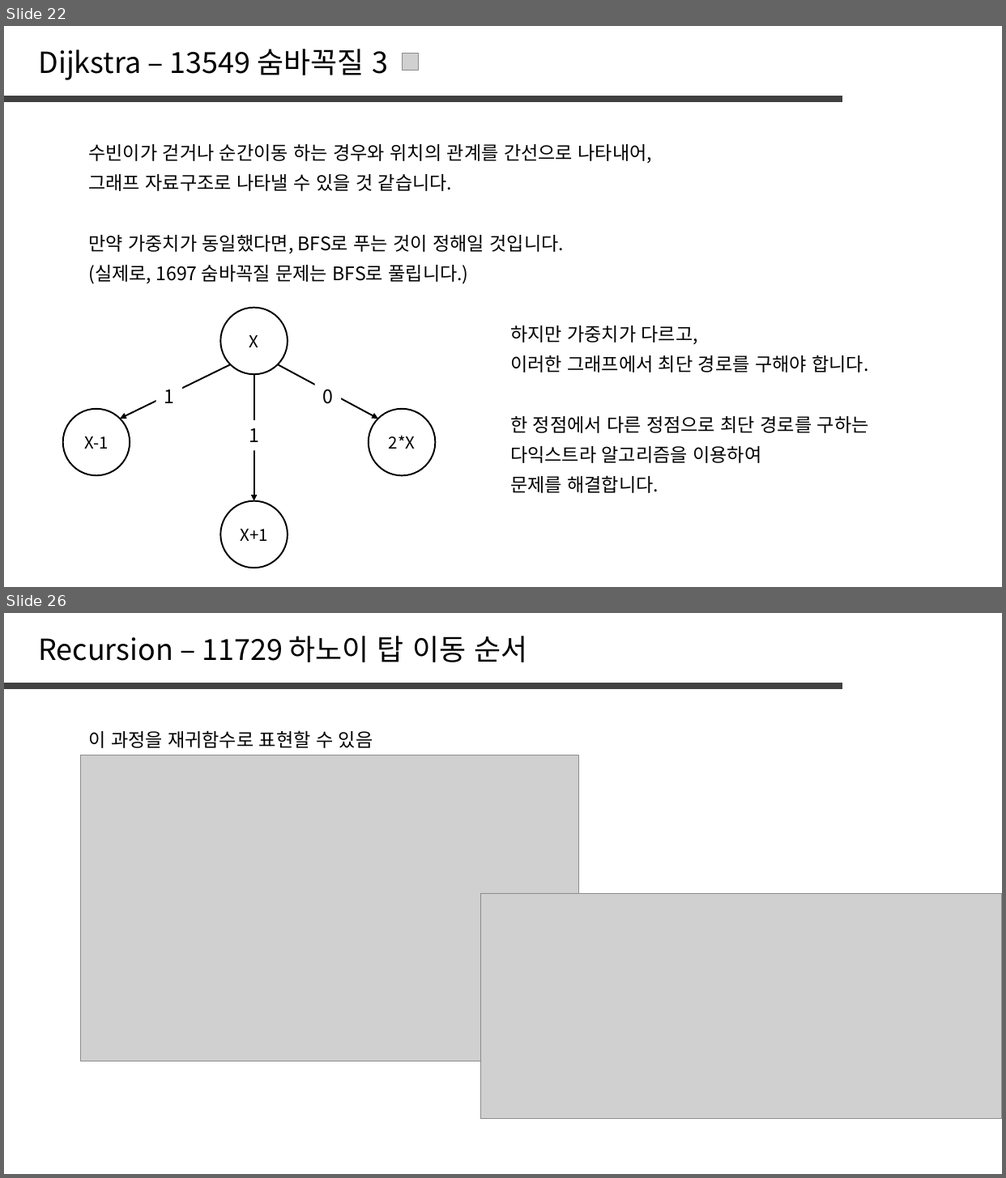
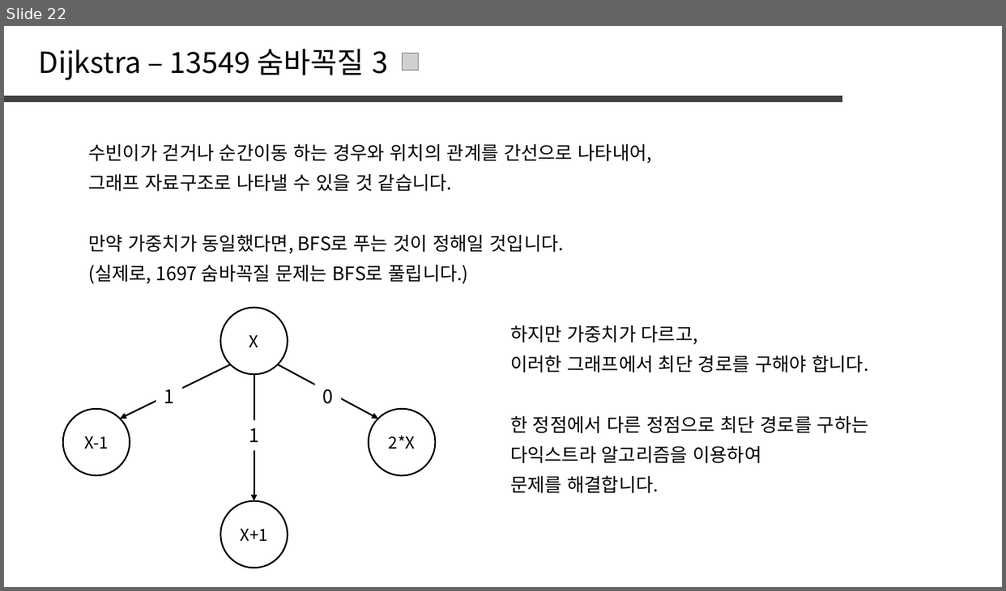
Before and after one commit to jaehoo1/PS-study, a slide deck: study/12_Dijkstra.pptx. Shown one above the other, each under a label of ours: slides 22 and 26 before the commit, slide 22 after it; the slides between them are not shown. The pictures are 1006x1178 and 1006x591 pixels, drawn with LibreOffice and Linux fonts; fonts in the diff are those of the drawing; grey boxes stand for pictures. Boxes give left, top, right and bottom in pixels: in the first picture for what was removed or moved away, otherwise in the second. Text is boxed around its words. In the diff, an @@ line names an element or a change of style, - is before the commit and + after.

```diff
--- a/study/12_Dijkstra.pptx
+++ b/study/12_Dijkstra.pptx
@@ slide 26 removed at box(4, 613, 1002, 1174), background #FFFFFF @@
@@ text removed at box(39, 636, 527, 662) @@
-Recursion – 11729 하노이 탑 이동 순서
@@ line removed from (4, 686) to (842, 686) @@
@@ text removed at box(88, 730, 373, 748) @@
-이 과정을 재귀함수로 표현할 수 있음
@@ picture removed at box(80, 755, 578, 1061) @@
@@ picture removed at box(481, 894, 1002, 1119) @@
```
Also in this commit, not shown: 1 slide changed, 5 slides added, 17 other slides removed.
